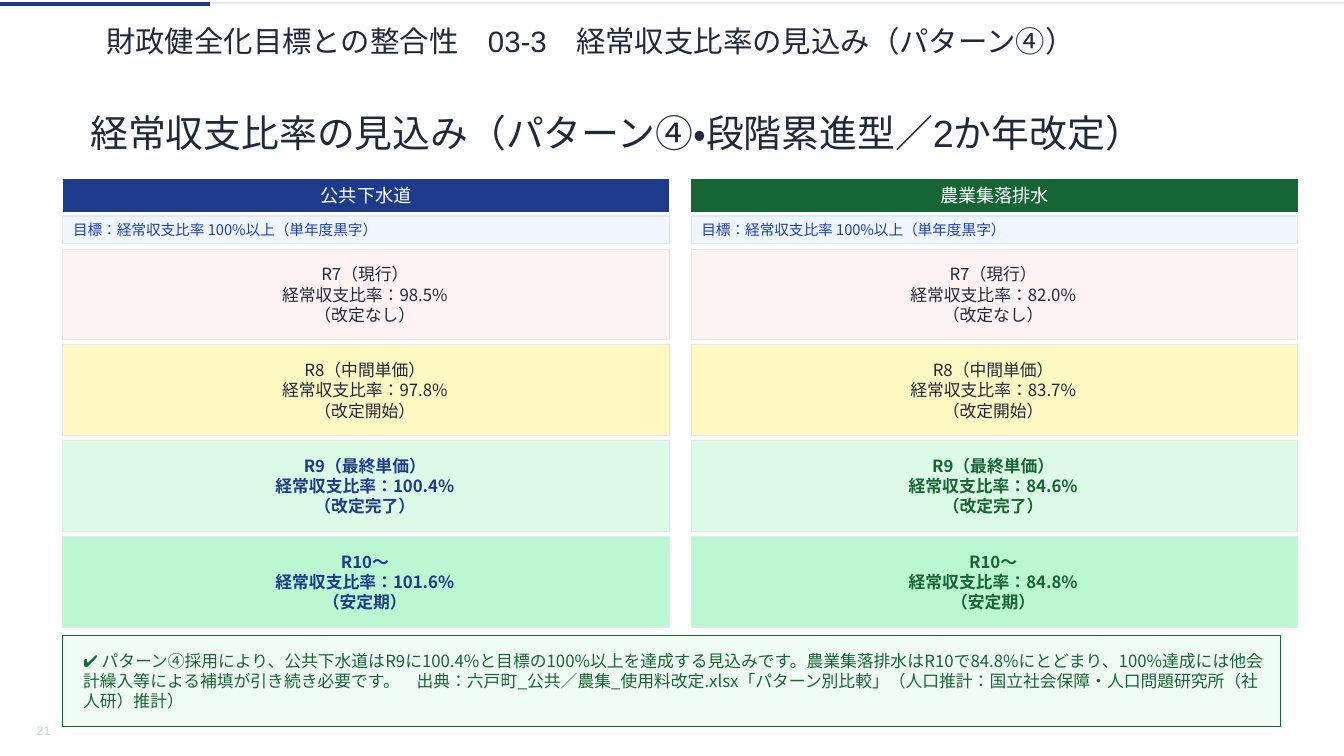
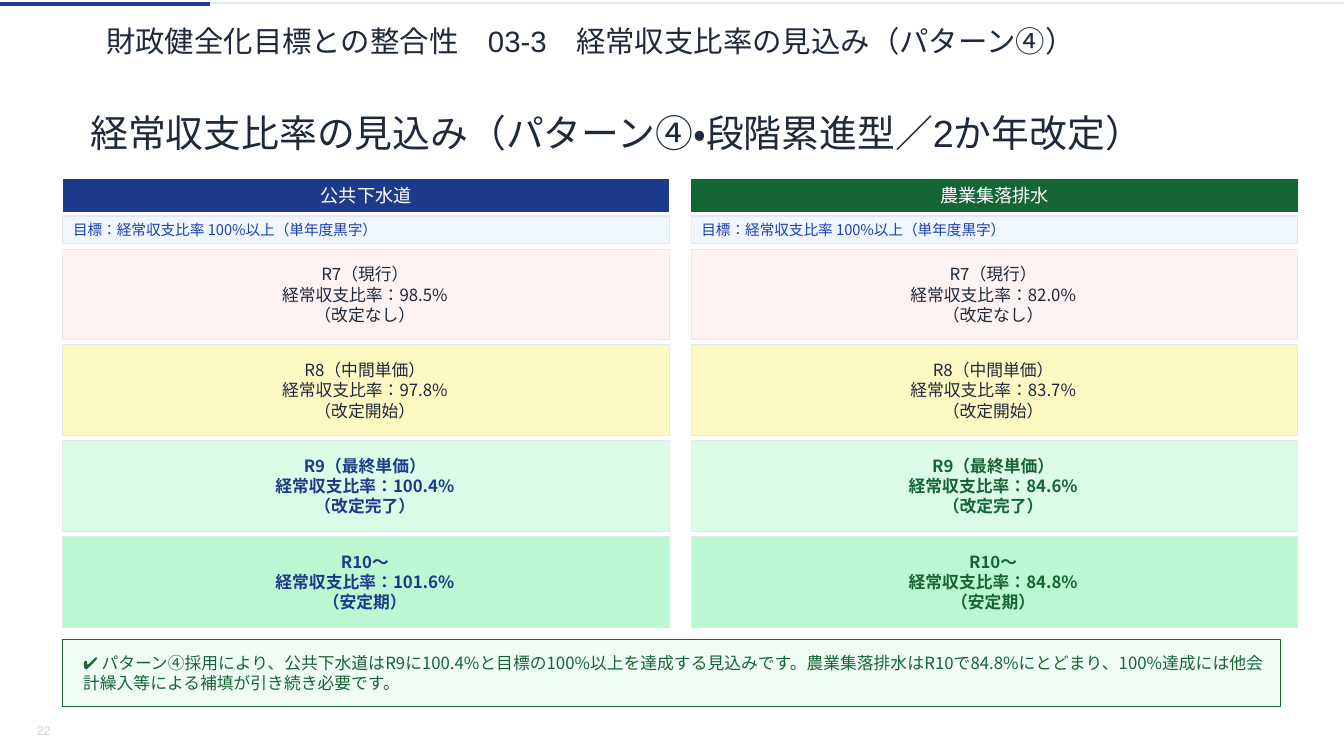
Before and after one commit to ryowakayama-gif/repository, a slide deck: slide 22 of rokko_sewage_council/output/六戸町_第2回審議会資料.pptx (slide 21 before the commit). Drawn at 1344x756 pixels with LibreOffice and Linux fonts; fonts in the diff are those of the drawing. Boxes give left, top, right and bottom in pixels: in the first picture for what was removed or moved away, otherwise in the second. Text is boxed around its words. In the diff, an @@ line names an element or a change of style, - is before the commit and + after.

```diff
--- a/rokko_sewage_council/output/六戸町_第2回審議会資料.pptx
+++ b/rokko_sewage_council/output/六戸町_第2回審議会資料.pptx
@@ freeform shape "✔ パターン④採用により、公共下水道はR9に100.4%と目標の100%以上を達成する見込みです。農業集落排水はR10で ...": place and size @@
-freeform shape "✔ パターン④採用により、公共下水道はR9に100.4%と目標の100%以上を達成する見込みです。農業集落排水はR10で ..." at bbox=[64, 635, 1281, 727]
+freeform shape "✔ パターン④採用により、公共下水道はR9に100.4%と目標の100%以上を達成する見込みです。農業集落排水はR10で ..." at bbox=[64, 639, 1281, 706]
@@ text in freeform shape at bbox=[83, 655, 1263, 691]: text changed @@
-✔ パターン④採用により、公共下水道はR9に100.4%と目標の100%以上を達成する見込みです。農業集落排水はR10で84.8%にとどまり、100%達成には他会計繰入等による補填が引き続き必要です。 出典：六戸町_公共／農集_使用料改定.xlsx「パターン別比較」（人口推計：国立社会保障・人口問題研究所（社人研）推計）
+✔ パターン④採用により、公共下水道はR9に100.4%と目標の100%以上を達成する見込みです。農業集落排水はR10で84.8%にとどまり、100%達成には他会計繰入等による補填が引き続き必要です。
@@ text in freeform shape at bbox=[37, 727, 51, 735]: text changed @@
-21
+22
```
Also in this commit, not shown: 19 other slides changed, 4 slides added, 3 other files.
